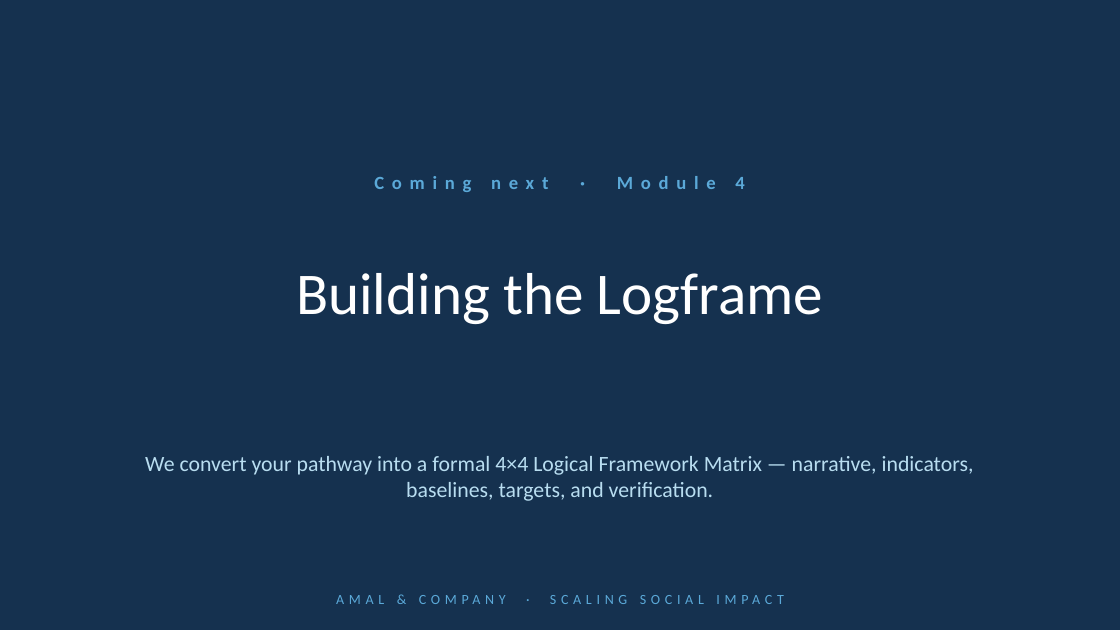
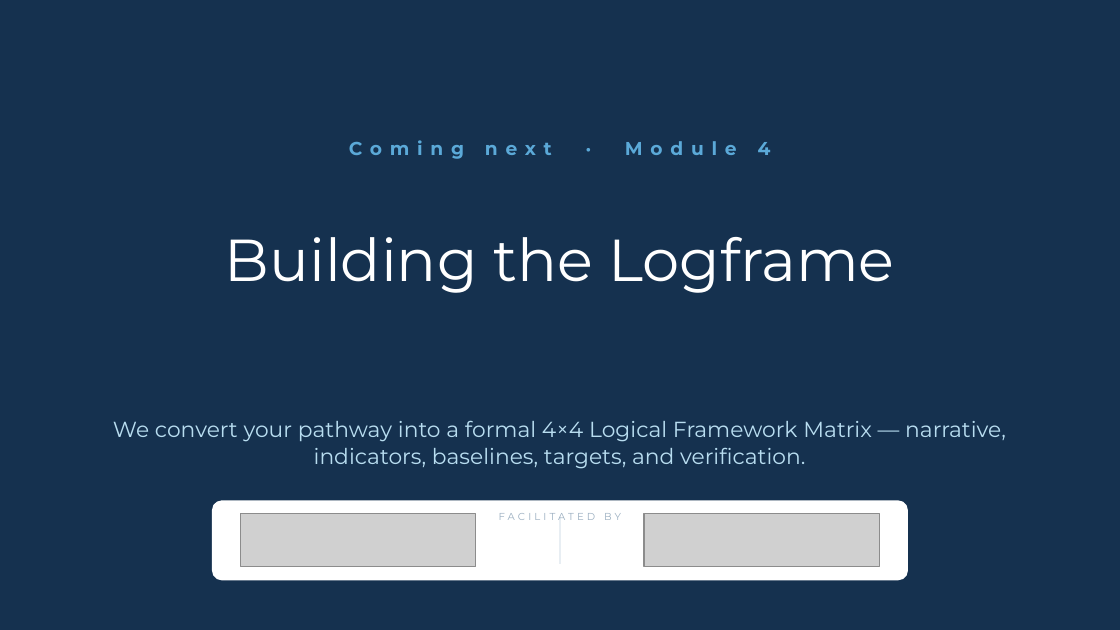
Before and after one commit to gihan-oss/TOCProgram, a slide deck: slide 24 of public/slides/module-3-impact-pathway.pptx (slide 15 before the commit). Drawn at 1120x630 pixels with LibreOffice and Linux fonts; fonts in the diff are those of the drawing; grey boxes stand for pictures. Boxes give left, top, right and bottom in pixels: in the first picture for what was removed or moved away, otherwise in the second. Text is boxed around its words. In the diff, an @@ line names an element or a change of style, - is before the commit and + after.

```diff
--- a/public/slides/module-3-impact-pathway.pptx
+++ b/public/slides/module-3-impact-pathway.pptx
@@ 3 texts: place and size @@
-3 texts at (145,177,974,501)
+3 texts at (113,142,1006,469)
@@ font Calibri to Montserrat in 3 elements at (758,142,771,155), (225,237,894,293), (113,420,1006,469) @@
@@ rounded rectangle added at (213,501,907,579), fill #FFFFFF, outline #FFFFFF 1 pt @@
@@ picture added at (241,514,476,567) @@
@@ text added at (499,513,621,520), 6.5 pt, text #9AAEC0 @@
+FACILITATED BY
@@ line added from (560, 517) to (560, 564), #DCE6EE 0.75 pt @@
@@ picture added at (644,514,879,567) @@
@@ text removed at (336,595,704,604) @@
-AMAL & COMPANY · SCALING SOCIAL IMPACT
```
Also in this commit, not shown: 12 other slides changed, 11 slides added, 2 slides removed.
